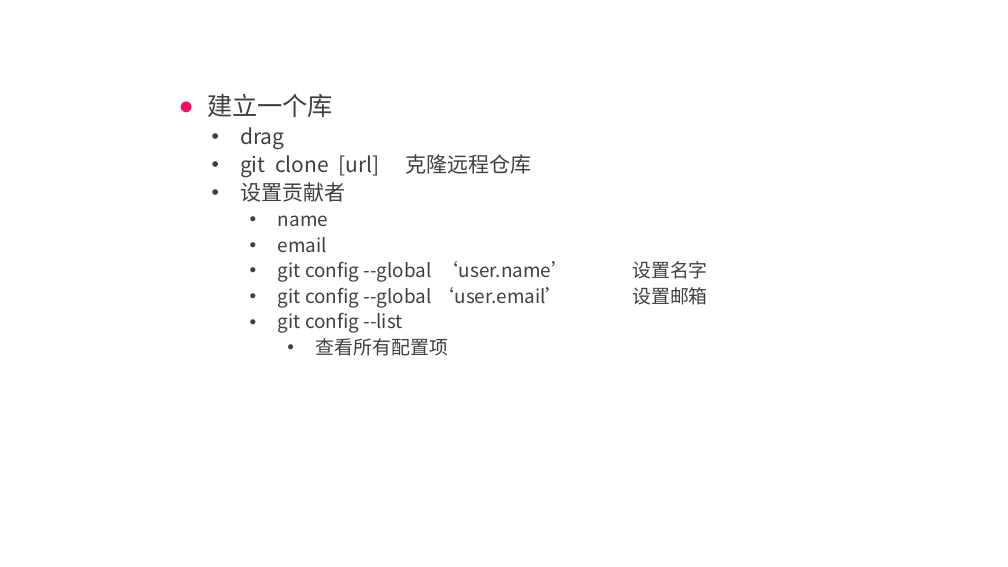
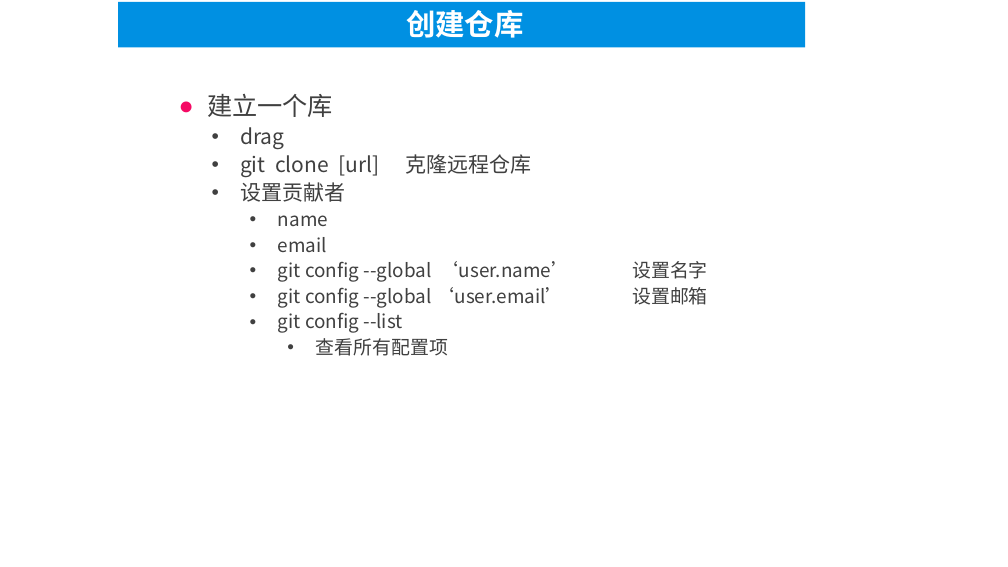
Before and after one commit to lixueiq911/github-note, a slide deck: slide 5 of 玩转git与github.pptx. Drawn at 1008x567 pixels with LibreOffice and Linux fonts; fonts in the diff are those of the drawing. Boxes give left, top, right and bottom in pixels: in the first picture for what was removed or moved away, otherwise in the second. Text is boxed around its words. In the diff, an @@ line names an element or a change of style, - is before the commit and + after.

```diff
--- a/玩转git与github.pptx
+++ b/玩转git与github.pptx
@@ rectangle added at box(118, 2, 805, 48), fill #0090E2, 28 pt, text #FFFFFF, bold @@
+创建仓库
```
Also in this commit, not shown: 5 other slides changed, 1 slide removed.
